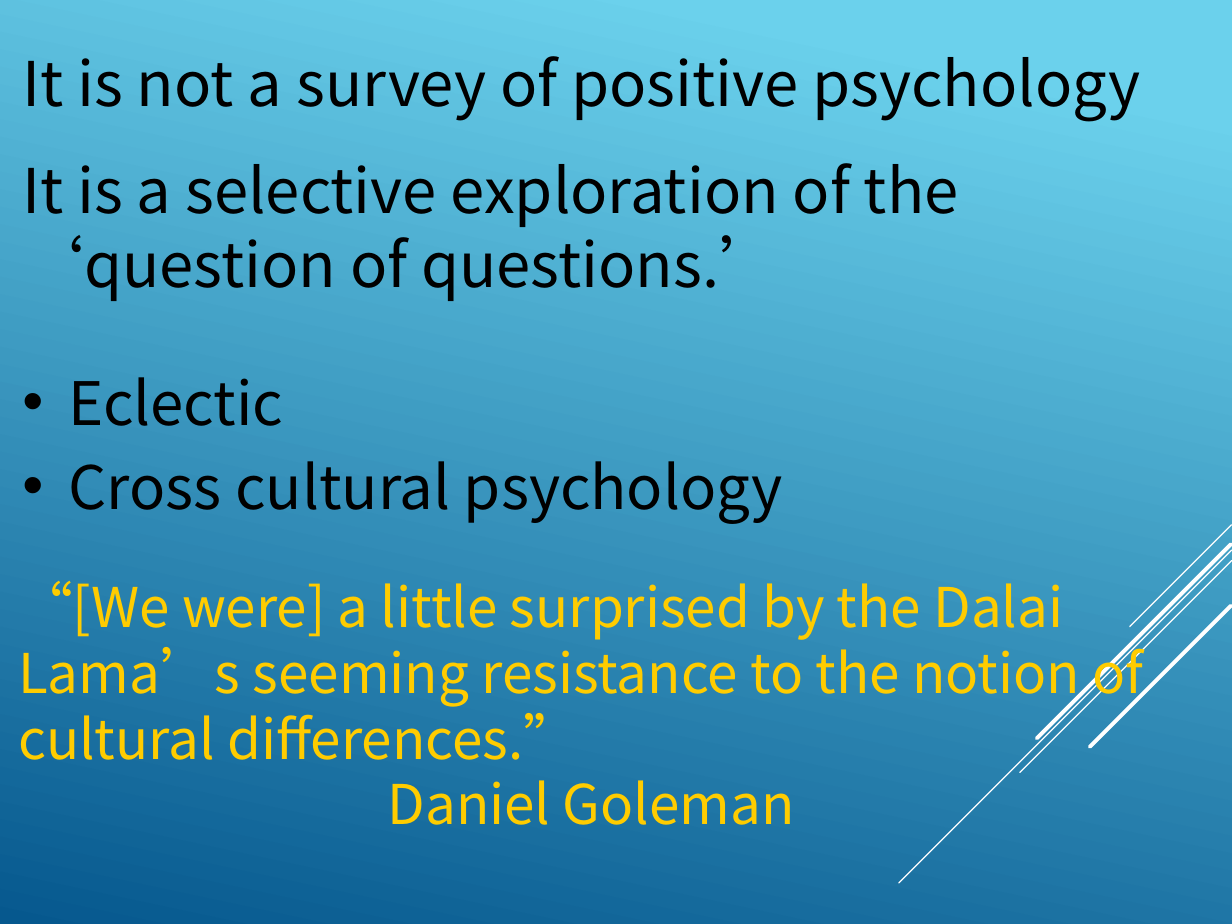
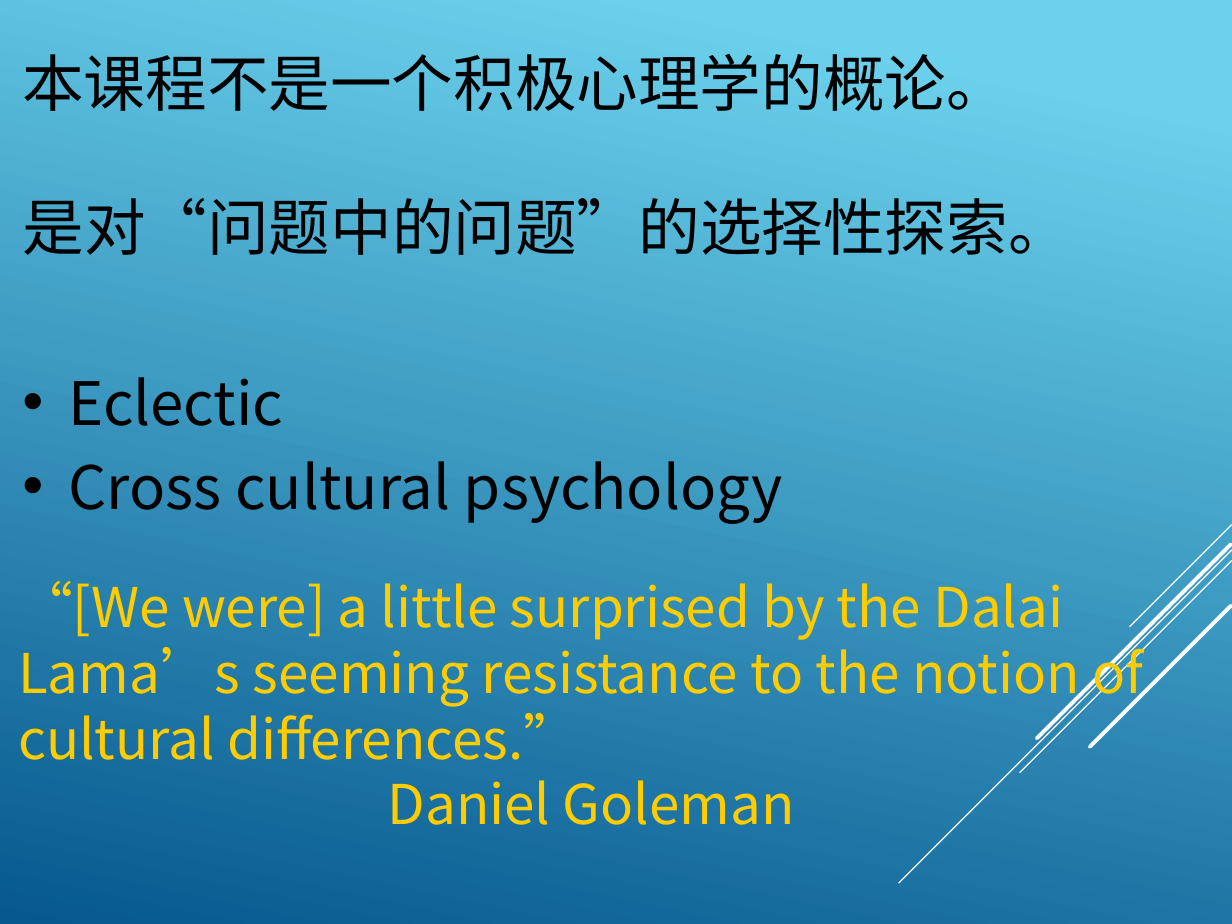
Before and after one commit to notonlyming/PositivePsychologySubtitles, a slide deck: slide 18 of 幸福课/1504-01-Intro1.pptx. Drawn at 1232x924 pixels with LibreOffice and Linux fonts; fonts in the diff are those of the drawing. Boxes give left, top, right and bottom in pixels: in the first picture for what was removed or moved away, otherwise in the second. Text is boxed around its words. In the diff, an @@ line names an element or a change of style, - is before the commit and + after.

```diff
--- a/幸福课/1504-01-Intro1.pptx
+++ b/幸福课/1504-01-Intro1.pptx
@@ text at bbox=[22, 54, 1008, 111]: text changed @@
-It is not a survey of positive psychology
+本课程不是一个积极心理学的概论。
@@ text at bbox=[22, 198, 1069, 255]: text changed @@
-It is a selective exploration of the ‘question of questions.’
+是对“问题中的问题”的选择性探索。
```
Also in this commit, not shown: 1 other slide changed, 1 slide added, 1 slide removed, 3 other files.
